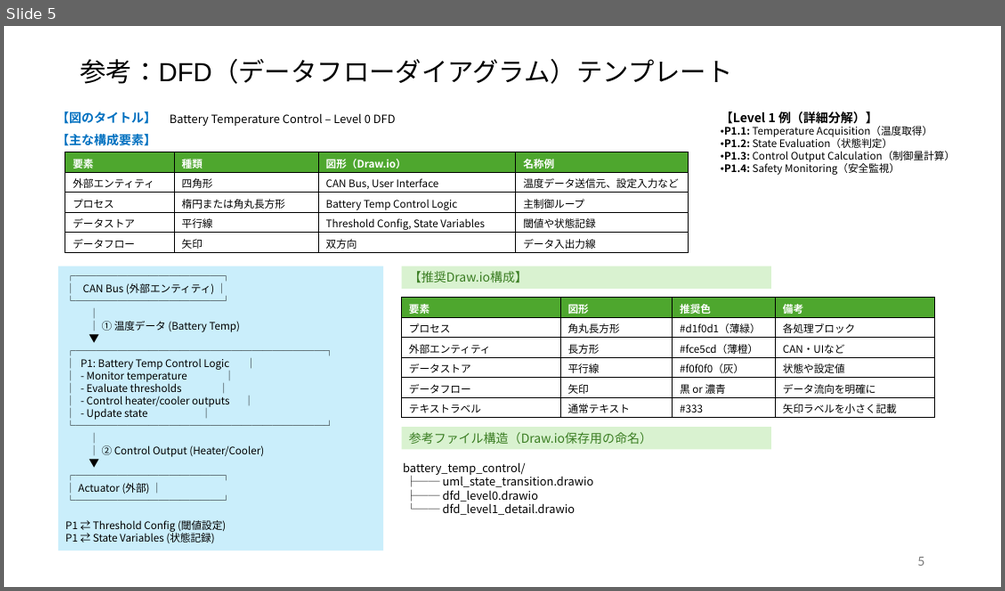
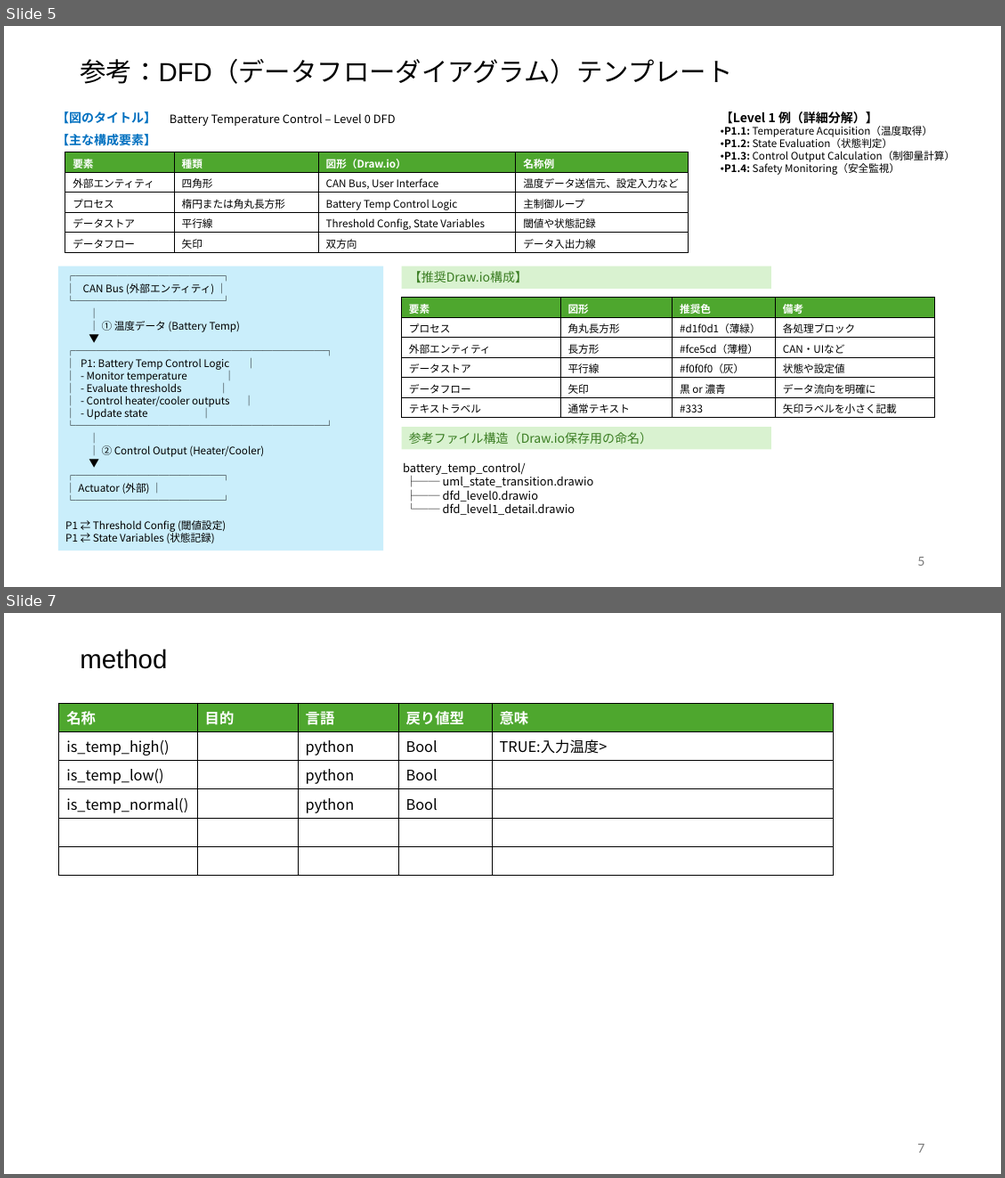
Before and after one commit to KazYag/nyaTraining-python-project, a slide deck: Specification/基本仕様.pptx. Shown one above the other, each under a label of ours: slide 5 before the commit, slides 5 and 7 after it; the slides between them are not shown. The pictures are 1005x591 and 1005x1178 pixels, drawn with LibreOffice and Linux fonts; fonts in the diff are those of the drawing. Boxes give left, top, right and bottom in pixels: in the first picture for what was removed or moved away, otherwise in the second. Text is boxed around its words. In the diff, an @@ line names an element or a change of style, - is before the commit and + after.

```diff
--- a/Specification/基本仕様.pptx
+++ b/Specification/基本仕様.pptx
@@ slide 7 added at [4,613,1001,1174], background #FFFFFF @@
@@ title added at [80,649,167,669], 25.2 pt, text #000000 @@
+method
@@ table added at [59,703,833,852], 6 rows, 5 columns @@
+名称 | 目的 | 言語 | 戻り値型 | 意味
+is_temp_high() |  | python | Bool | TRUE:入力温度>
+is_temp_low() |  | python | Bool | 
+is_temp_normal() |  | python | Bool | 
+ |  |  |  | 
+ |  |  |  | 
@@ page number added at [917,1143,924,1152], 12 pt, text #797979 @@
+7
```
Also in this commit, not shown: 1 slide changed, 1 other file.
